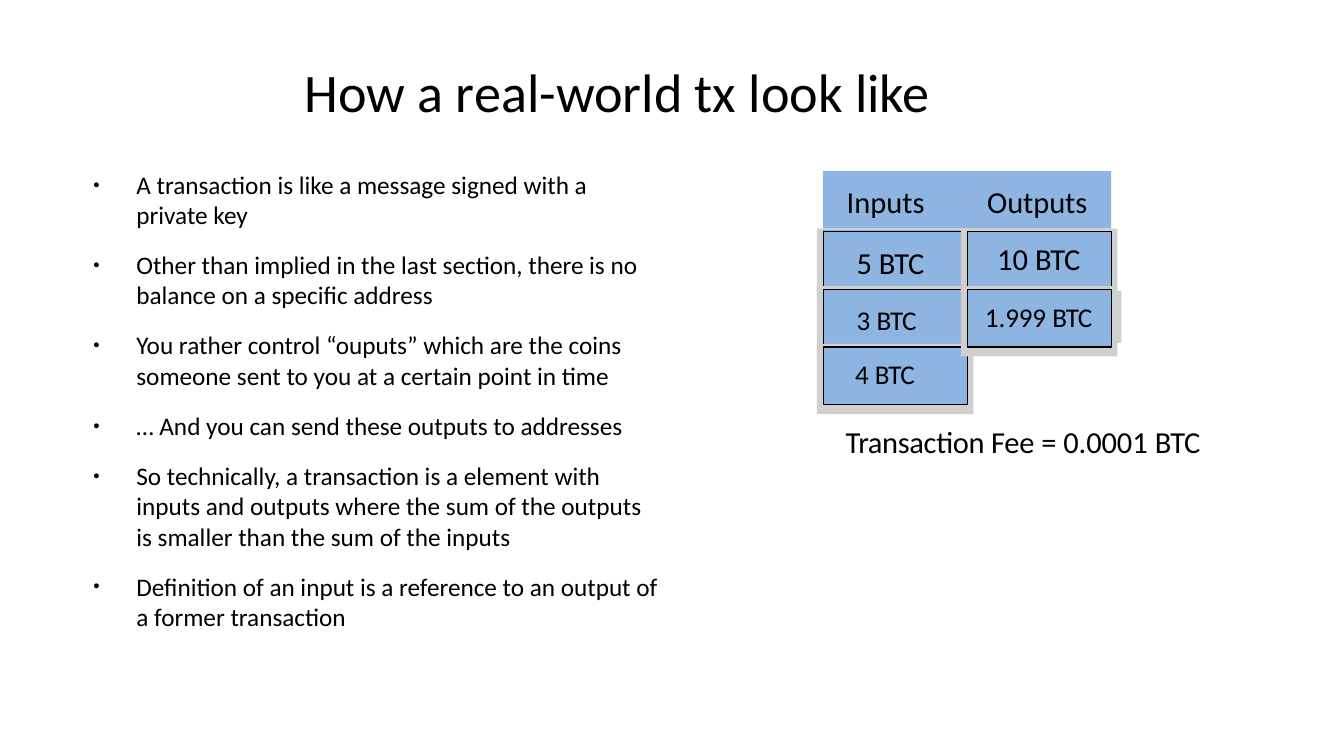
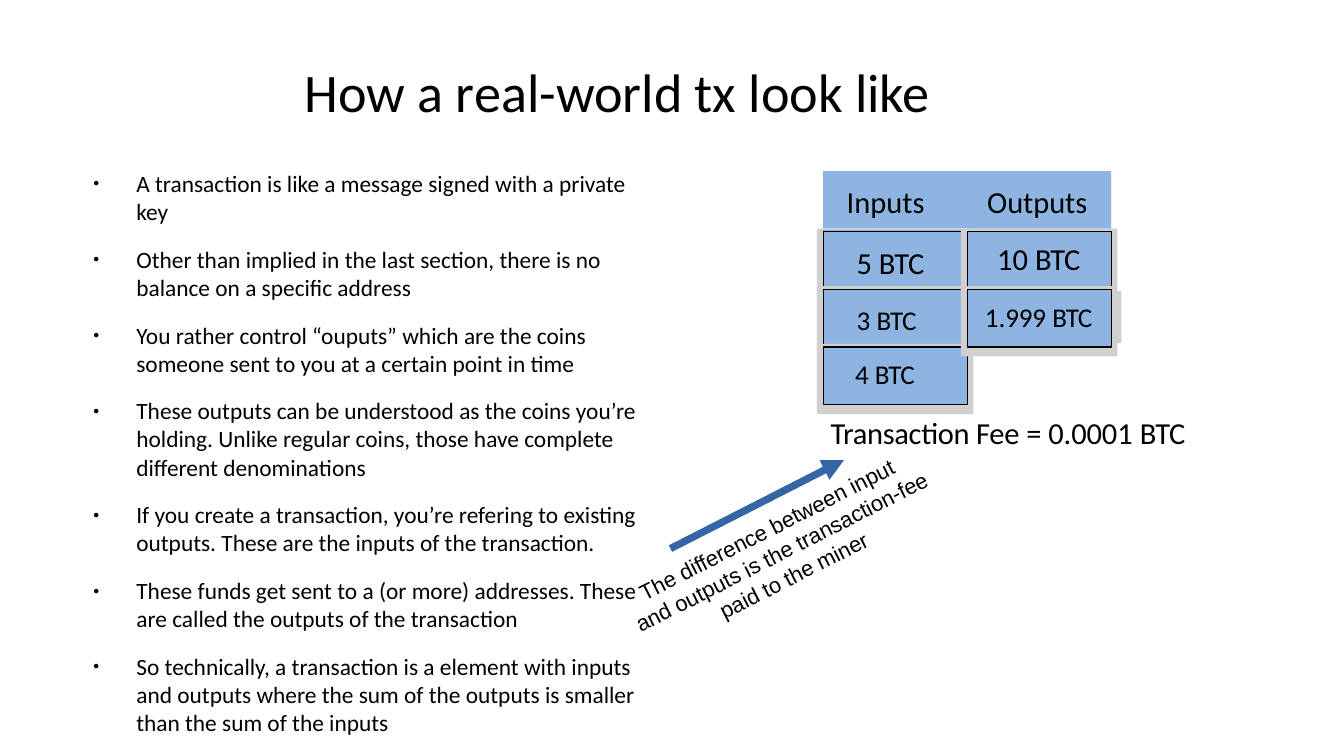
Before and after one commit to cryptoadvance/specter-education, a slide deck: slide 2 of content/bitcoin101/03_bitcoin-theory-outputs-changeaddresses.odp. Drawn at 1344x756 pixels with LibreOffice and Linux fonts; fonts in the diff are those of the drawing; grey boxes stand for pictures. Boxes give left, top, right and bottom in pixels: in the first picture for what was removed or moved away, otherwise in the second. Text is boxed around its words. In the diff, an @@ line names an element or a change of style, - is before the commit and + after.

```diff
--- a/content/bitcoin101/03_bitcoin-theory-outputs-changeaddresses.odp
+++ b/content/bitcoin101/03_bitcoin-theory-outputs-changeaddresses.odp
@@ text at (136, 175, 634, 735): size 14.9 to 13.8 pt in "A transaction is like a message signed ...", "Other than implied in the last section, ...", "You rather control “ouputs” which are the ...", "So technically, a transaction is a element ..." @@
@@ text at (136, 402, 636, 631): text changed; size 14.9 to 13.8 pt @@
-● … And you can send these outputs to addresses
+● These outputs can be understood as the coins you’re holding. Unlike regular coins, those have complete different denominations
+● If you create a transaction, you’re refering to existing outputs. These are the inputs of the transaction.
+● These funds get sent to a (or more) addresses. These are called the outputs of the transaction
@@ text "Transaction Fee = 0.0001 BTC": place and size @@
-text "Transaction Fee = 0.0001 BTC" at (846, 432, 1200, 454)
+text "Transaction Fee = 0.0001 BTC" at (831, 423, 1185, 445)
@@ line added at (671, 460, 844, 549), outline #3465A4 4.31 pt, 13 pt, text #000000 @@
+The difference between input
+and outputs is the transaction-fee
+paid to the miner
@@ text at (136, 578, 657, 627): paragraph removed @@
-● Definition of an input is a reference to an output of a former transaction
```
Also in this commit, not shown: 1 other slide changed, 5 slides added, 2 slides removed, 3 other files.
